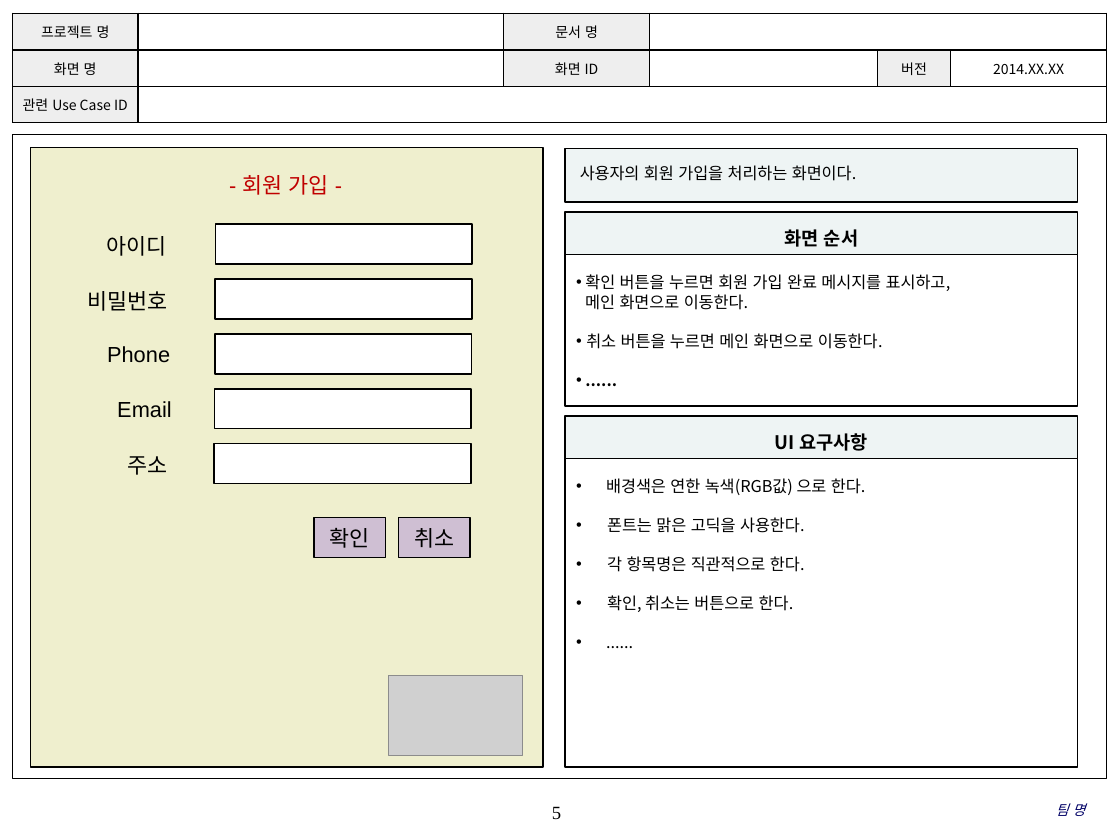
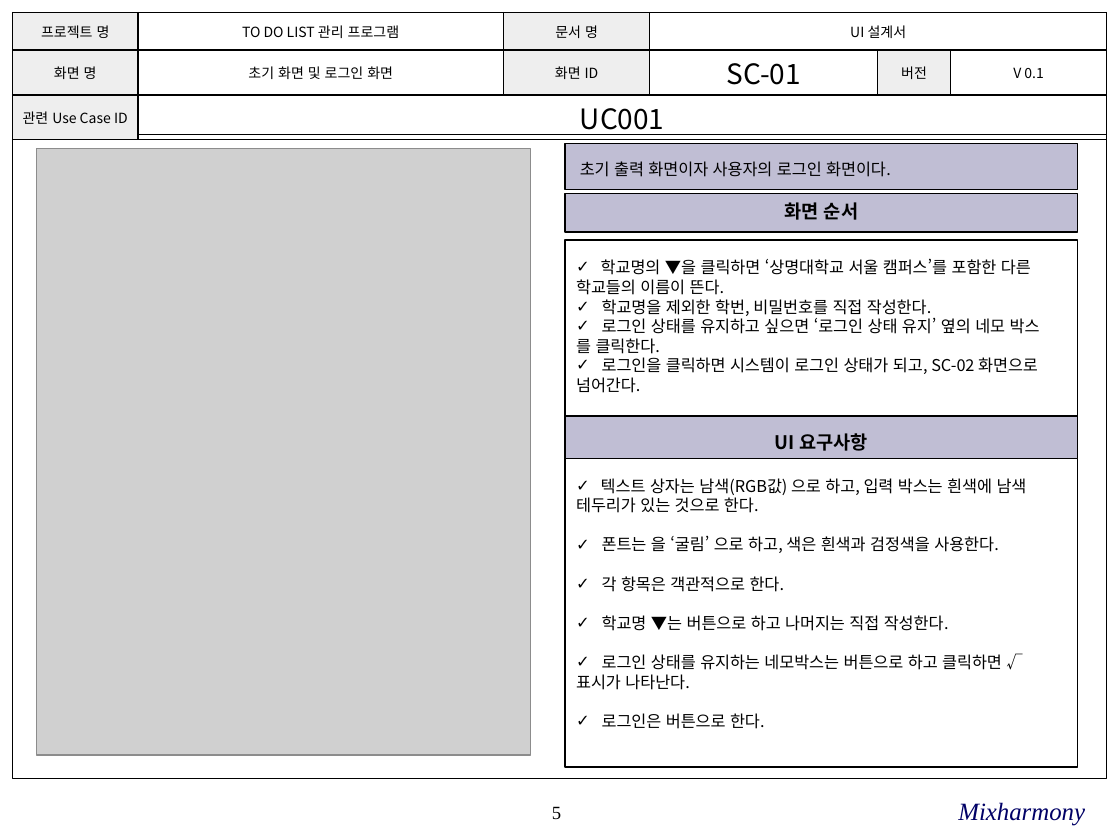
Before and after one commit to SE-admin/SE2017_2_mixharmony, a slide deck: slide 5 of doc/3_ 설계서/UI Design Template.pptx. Drawn at 1120x840 pixels with LibreOffice and Linux fonts; fonts in the diff are those of the drawing; grey boxes stand for pictures; background and template pictures are left out. Boxes give left, top, right and bottom in pixels: in the first picture for what was removed or moved away, otherwise in the second. Text is boxed around its words. In the diff, an @@ line names an element or a change of style, - is before the commit and + after.

Commit message:
#863 UI설계서 진행

```diff
--- a/doc/3_ 설계서/UI Design Template.pptx
+++ b/doc/3_ 설계서/UI Design Template.pptx
@@ table at [12, 12, 1105, 139] @@
-row 1, column 2: 
+row 1, column 2: TO DO LIST 관리 프로그램
-row 1, column 4: 
+row 1, column 4: UI 설계서
-row 2: 화면 명 |  | 화면 ID |  | 버전 | 2014.XX.XX
+row 2: 화면 명 | 초기 화면 및 로그인 화면 | 화면 ID | SC-01 | 버전 | V 0.1
-row 3, column 2: 
+row 3, column 2: UC001
@@ picture added at [36, 148, 530, 755] @@
@@ fill #EEF4F4 to #C0BED4 in 3 elements at [566, 416, 1079, 458], [566, 194, 1079, 233], [566, 143, 1079, 189] @@
@@ rectangle "초기 출력 화면이자 사용자의 로그인 ...": place and size @@
-rectangle "초기 출력 화면이자 사용자의 로그인 ..." at [566, 148, 1079, 202]
+rectangle "초기 출력 화면이자 사용자의 로그인 ..." at [566, 143, 1079, 189]
@@ text in rectangle at [580, 161, 891, 177]: text changed @@
-사용자의 회원 가입을 처리하는 화면이다.
+초기 출력 화면이자 사용자의 로그인 화면이다.
@@ rectangle "화면 순서": place and size @@
-rectangle "화면 순서" at [566, 212, 1079, 254]
+rectangle "화면 순서" at [566, 194, 1079, 233]
@@ rectangle "학교명의 ▼을 클릭하면 ‘상명대학교 서울 ...": place and size @@
-rectangle "학교명의 ▼을 클릭하면 ‘상명대학교 서울 ..." at [566, 254, 1079, 405]
+rectangle "학교명의 ▼을 클릭하면 ‘상명대학교 서울 ..." at [566, 240, 1079, 416]
@@ text in rectangle at [576, 258, 1040, 393]: text changed @@
-• 확인 버튼을 누르면 회원 가입 완료 메시지를 표시하고,
-메인 화면으로 이동한다.
-• 취소 버튼을 누르면 메인 화면으로 이동한다.
-• ......
+✓ 학교명의 ▼을 클릭하면 ‘상명대학교 서울 캠퍼스’를 포함한 다른
+학교들의 이름이 뜬다.
+✓ 학교명을 제외한 학번, 비밀번호를 직접 작성한다.
+✓ 로그인 상태를 유지하고 싶으면 ‘로그인 상태 유지’ 옆의 네모 박스
+를 클릭한다.
+✓ 로그인을 클릭하면 시스템이 로그인 상태가 되고, SC-02 화면으로
+넘어간다.
@@ text in rectangle at [576, 478, 1027, 729]: text changed @@
-• 배경색은 연한 녹색(RGB값) 으로 한다.
-• 폰트는 맑은 고딕을 사용한다.
-• 각 항목명은 직관적으로 한다.
-• 확인, 취소는 버튼으로 한다.
-• ......
+✓ 텍스트 상자는 남색(RGB값) 으로 하고, 입력 박스는 흰색에 남색
+테두리가 있는 것으로 한다.
+✓ 폰트는 을 ‘굴림’ 으로 하고, 색은 흰색과 검정색을 사용한다.
+✓ 각 항목은 객관적으로 한다.
+✓ 학교명 ▼는 버튼으로 하고 나머지는 직접 작성한다.
+✓ 로그인 상태를 유지하는 네모박스는 버튼으로 하고 클릭하면 √
+표시가 나타난다.
+✓ 로그인은 버튼으로 한다.
@@ group removed at [30, 148, 543, 767]: 8 rectangles, 6 texts, 1 picture @@
-확인
-- 회원 가입 -
-아이디
-비밀번호
-Phone
-Email
-주소
-취소
@@ text at [958, 802, 1085, 826]: text changed; size 9 to 16 pt @@
-팀 명
+Mixharmony
```
Also in this commit, not shown: 5 other slides changed, 36 slides added.
